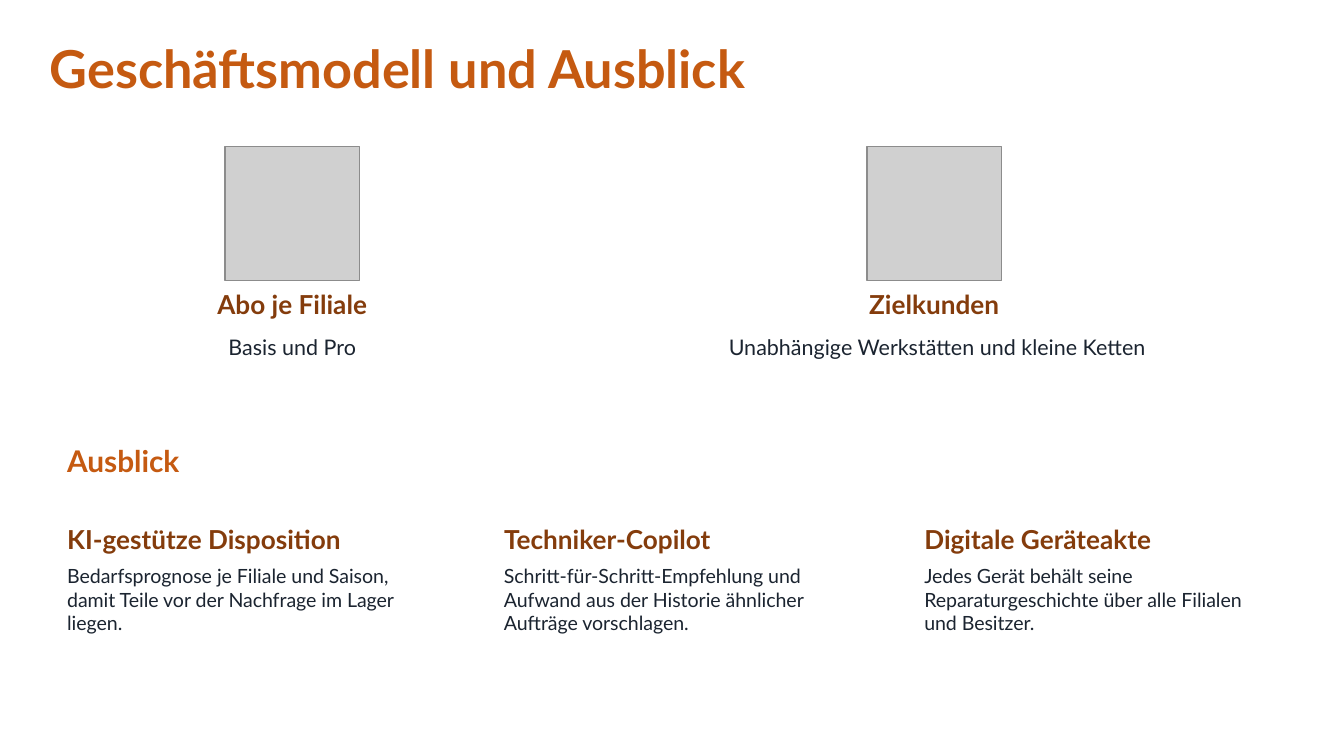
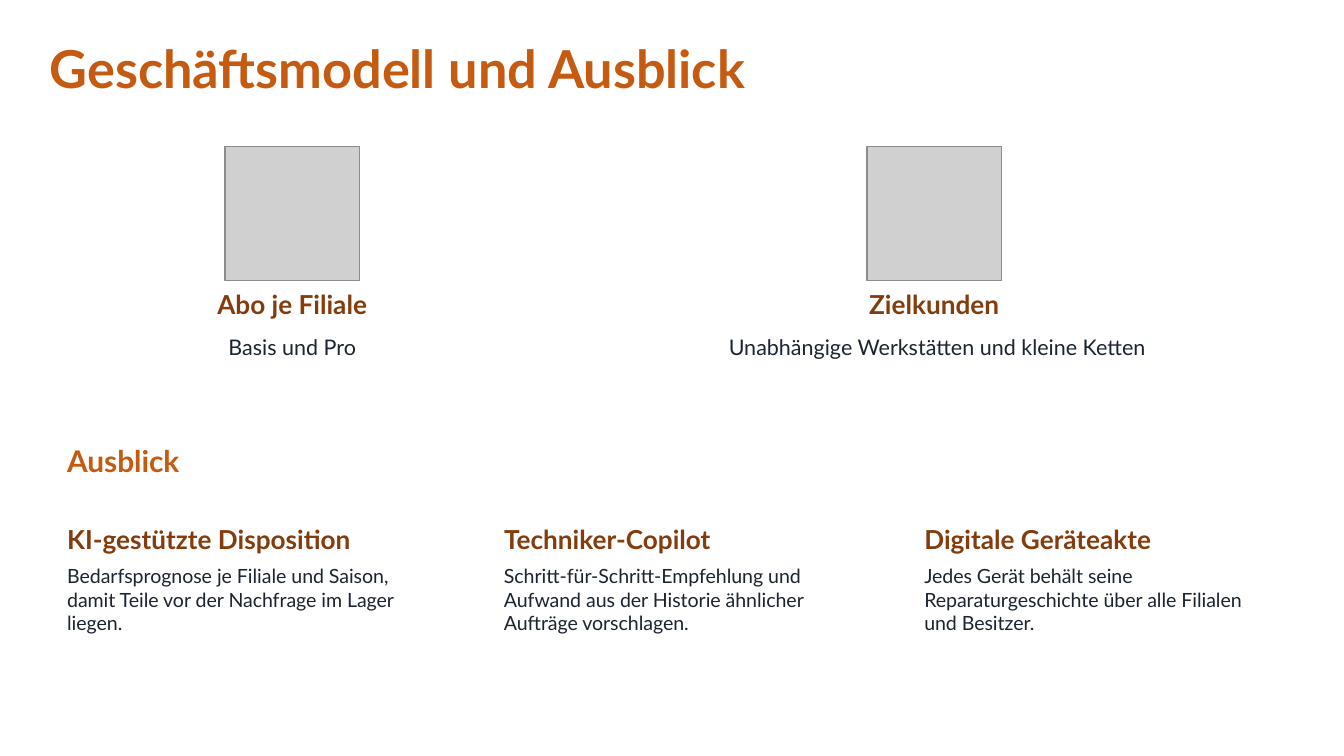
Before and after one commit to jakobschwan123-cmd/casestudy-semester-3, a slide deck: slide 19 of 4_praesentation/Abschlusspraesentation.pptx (slide 28 before the commit). Drawn at 1344x756 pixels with LibreOffice and Linux fonts; fonts in the diff are those of the drawing; grey boxes stand for pictures. Boxes give left, top, right and bottom in pixels: in the first picture for what was removed or moved away, otherwise in the second. Text is boxed around its words. In the diff, an @@ line names an element or a change of style, - is before the commit and + after.

```diff
--- a/4_praesentation/Abschlusspraesentation.pptx
+++ b/4_praesentation/Abschlusspraesentation.pptx
@@ text at bbox=[67, 529, 350, 554]: text changed @@
-KI-gestütze Disposition
+KI-gestützte Disposition
```
Also in this commit, not shown: 7 other slides changed, 9 slides removed, 1 other file.
